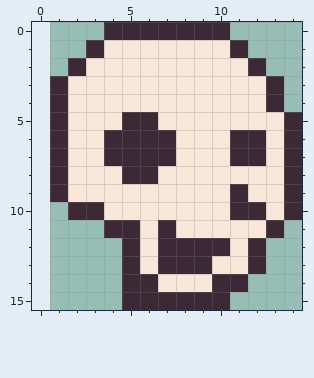
Pixel-art sprite, stored at Assets/Art/particle_skull.png. Above is the file before it was changed.
The file is 14x16 pixels. The old version is drawn lined up with the new one, on the new canvas.
The same view after the edit:
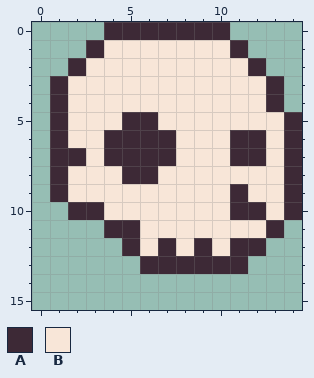
Palette (. is transparent): A #3d2936  B #f8e6d8
From old to new:
canvas 14x16 -> 15x16, the old top-left corner now at 1,0
@@ x 0..4 @@
  6 .ABBA
- 7 .ABBA
+ 7 .AABA
  8 .ABBB
@@ x 0..14 @@
 10 ..AABBBBBBBAABA
-11 ....AABABBBBBA.
-12 .....ABAAAABA..
-13 .....ABAAABBA..
-14 .....AABBBAA...
-15 .....AAAAAA....
+11 ....AABBBBBBBA.
+12 .....ABABABAA..
+13 ......AAAAAA...
+14 ...............
+15 ...............
